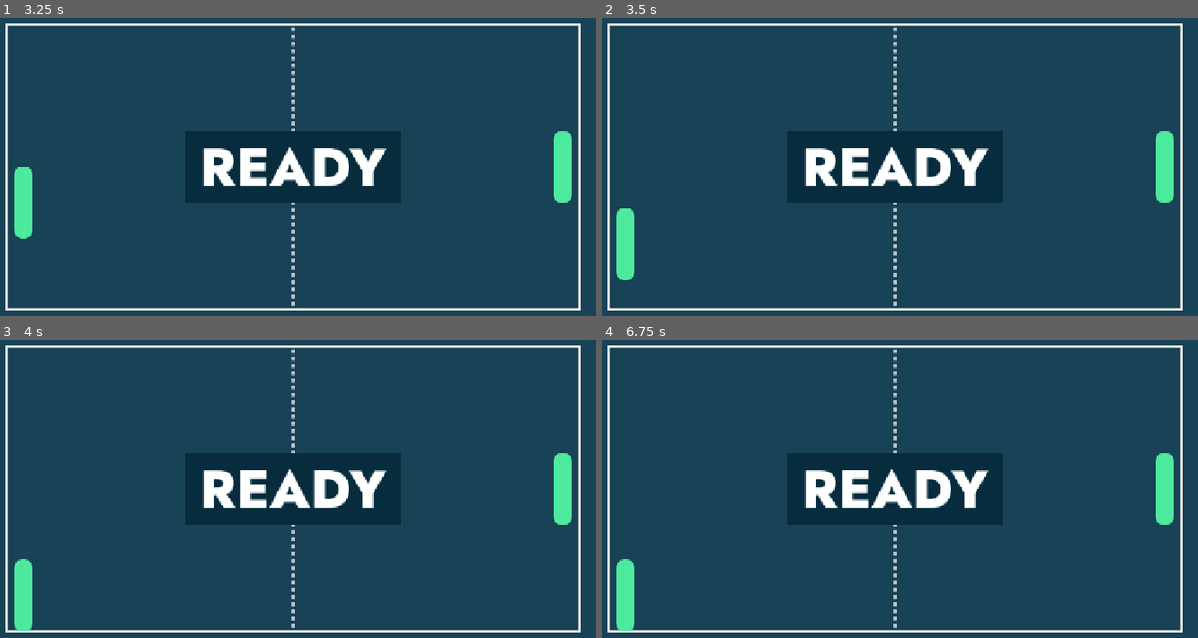
Above: before the commit, frames 1-4 (two rows, left to right).
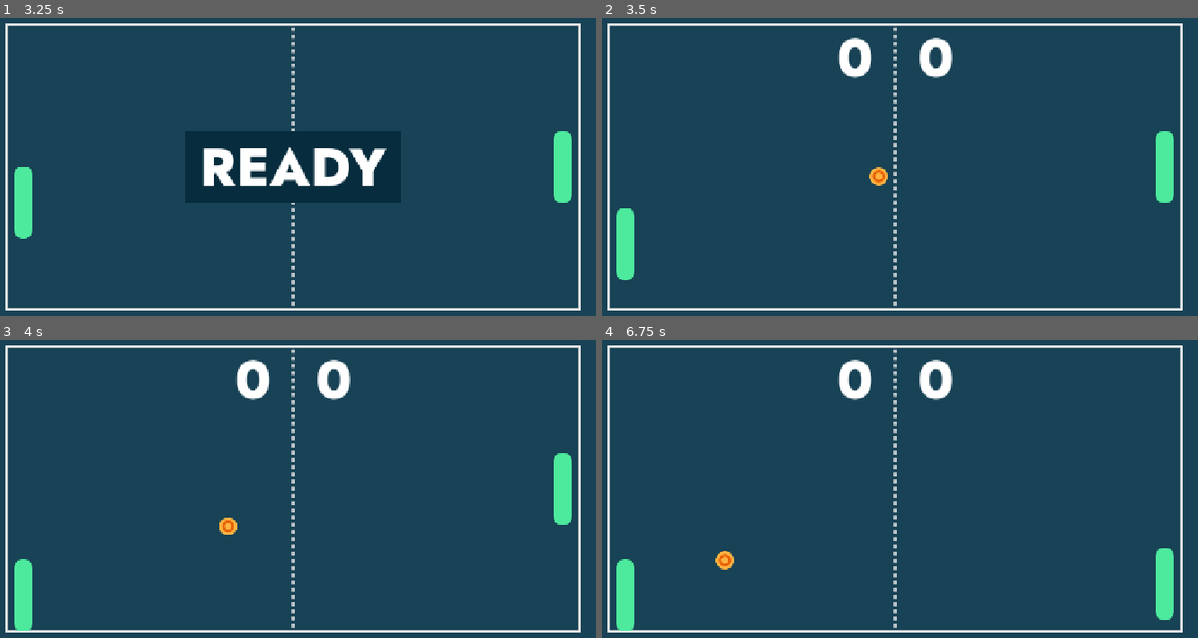
Above: after the commit, the same moments.

Repository: cf-Le3/pong-plus
Game: Godot game, scene res://main/main.tscn
Two runs of this game, one before a commit and one after it. Both use one fixed random seed, a clock stepped at 60 frames per second and the inputs below.
Inputs:
- Up to frame 1 (3.25 s): click "PLAY" at 0.5 s; click "VS CPU" at 1.25 s; tap Enter at 2 s; hold Right (ui_right) 2.03-2.78 s; hold Down (down_player2) 2.03-2.78 s; tap Space at 2.75 s; hold S (down_player1) from 2.78 s (still down); tap Down (down_player2) at 2.85 s
- Up to frame 2 (3.5 s): keep holding S (down_player1)
- Up to frame 3 (4 s): release S (down_player1) at 3.53 s; hold Right (ui_right) from 3.53 s (still down); hold Down (down_player2) from 3.53 s (still down)
- Up to frame 4 (6.75 s): release Right (ui_right) at 4.28 s; release Down (down_player2) at 4.28 s; hold Up (ui_up) 4.28-5.03 s; tap Down (down_player2) at 4.35, 5.85 s; hold Down (down_player2) 5.03-5.78 s; hold Left (ui_left) 5.03-6.53 s; hold S (down_player1) from 6.53 s (still down); hold Down (down_player2) from 6.53 s (still down)

Frame 1 is identical in both runs. In frame 2, 3.6% of the frame differs, in the area x 33-65%, y 6-63%; in frame 3, 3.7%; in frame 4, 5.1%, in the area x 19-96%, y 6-94%.
Error before the commit: Parse Error: Identifier "_TEXTURES_MAGIC" not declared in the current scope. (res://gameplay/ball_spawner/ball_spawner.gd:38)

Commit message:
Refactor BallSpawner class
Removed the configure_ball_behaviors function and made associated variables publicly accessible.
Made texture arrays constant.

Diff:
--- a/Pong Plus/gameplay/ball_spawner/ball_spawner.gd
+++ b/Pong Plus/gameplay/ball_spawner/ball_spawner.gd
@@ -7,17 +7,13 @@
 
 var _initial_angles := [45*PI/180, 60*PI/180, 75*PI/180]
 var _initial_angles_offsets := [0, PI/2, PI, 3*PI/2]
-var _textures_normal: Array[Texture] = [preload("res://gameplay/ball_spawner/assets_textures/ball1.png"), preload("res://gameplay/ball_spawner/assets_textures/ball2.png"), preload("res://gameplay/ball_spawner/assets_textures/ball3.png")]
-var _textures_magic: Array[Texture] = [preload("res://gameplay/ball_spawner/assets_textures/ball_normal.png"), preload("res://gameplay/ball_spawner/assets_textures/ball_grow.png"), preload("res://gameplay/ball_spawner/assets_textures/ball_shrink.png")]
 var _balls_spawned := 0
-var _colliding_balls_enabled: bool
-var _magic_balls_enabled: bool
+var colliding_balls_enabled: bool
+var magic_balls_enabled: bool
 
+const _TEXTURES_NORMAL: Array[Texture] = [preload("res://gameplay/ball_spawner/assets_textures/ball1.png"), preload("res://gameplay/ball_spawner/assets_textures/ball2.png"), preload("res://gameplay/ball_spawner/assets_textures/ball3.png")]
+const _TEXTURES_MAGIC: Array[Texture] = [preload("res://gameplay/ball_spawner/assets_textures/ball_normal.png"), preload("res://gameplay/ball_spawner/assets_textures/ball_grow.png"), preload("res://gameplay/ball_spawner/assets_textures/ball_shrink.png")]
 const _NO_UNIQUE_BALLS := 3
-
-func configure_ball_behaviors(colliding_balls_enabled: bool, magic_balls_enabled: bool) -> void:
-	_colliding_balls_enabled = colliding_balls_enabled
-	_magic_balls_enabled = magic_balls_enabled
 
 func spawn_ball() -> void:
 	_balls_spawned += 1
@@ -30,10 +26,10 @@
 	ball.init_pos = $BallSpawnPoint.global_position
 	ball.init_dir = _initial_angles[_balls_spawned%_NO_UNIQUE_BALLS] + _initial_angles_offsets.pick_random()
 
-	if _colliding_balls_enabled:
+	if colliding_balls_enabled:
 		ball.enable_ball_collisions()
 
-	if _magic_balls_enabled:
+	if magic_balls_enabled:
 		ball.magic_effect = Ball.Effect[Ball.Effect.keys()[rand_index]]
 		ball.texture = _TEXTURES_MAGIC[rand_index]
 	else:
--- a/Pong Plus/gameplay/game/game.gd
+++ b/Pong Plus/gameplay/game/game.gd
@@ -42,7 +42,8 @@
 			$Paddle2.set_player(Paddle.Player.CPU_HARD)
 
 	_ball_spawner = _ball_spawner_scene.instantiate()
-	_ball_spawner.configure_ball_behaviors(game_config.get_ball_collisions_enabled(), config_resize_enabled)
+	_ball_spawner.colliding_balls_enabled = game_config.get_ball_collisions_enabled()
+	_ball_spawner.magic_balls_enabled = config_resize_enabled
 	_ball_spawner.connect("spawned", _on_ball_spawner_spawned)
 	_ball_spawner.global_position = Vector2(viewport_w/2, viewport_h/2)
 	add_child(_ball_spawner)
